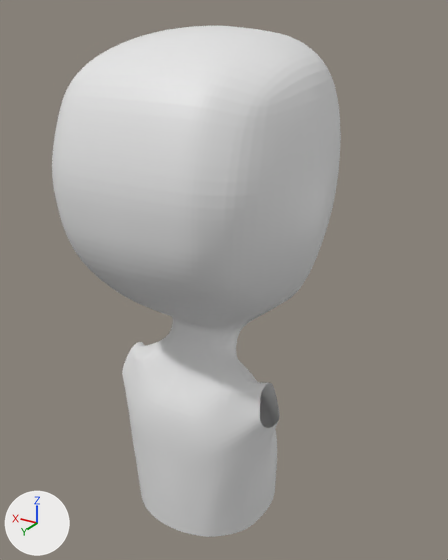
What one commit did to the Blender file kid/kid_arms.blend.
One viewpoint serves both versions: a 50 mm lens placed at (-4.69, 7.44, 12.06), pointed at (-0.13, -0.15, 8.26). Every picture has the same lights, and +X, +Y and +Z are marked at lower left.
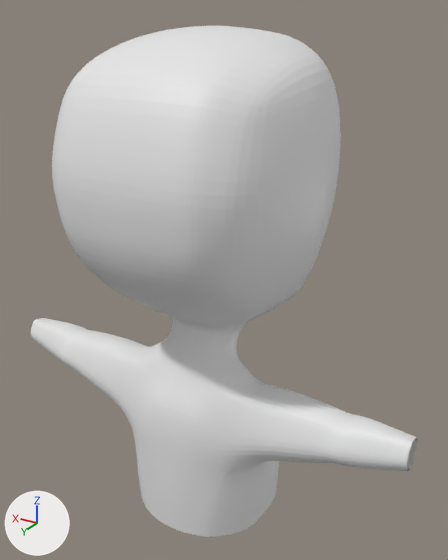
Commit message: did some work on the arms

Patch to the scene script:
```diff
--- a/kid/kid_arms.blend.py
+++ b/kid/kid_arms.blend.py
@@ me_plane @@
 # used by ob_plane; location = (0.0, -0.06, 8.32); rotation_euler = (-1.571, 0.0, 0.0), in degrees (-90, 0, 0)
-me_plane.from_pydata(...)  # 289 vertices, 251 faces; spans x 0.0..2.64, y -3.63..3.91, z -2.13..2.18
+me_plane.from_pydata(...)  # 339 vertices, 301 faces; spans x 0.0..3.41, y -3.63..3.91, z -2.13..2.18
+# me_plane part 1
+# 8 vertices in x 0.52..1.22, y 1.35..3.91, z -0.39..0.2 move by (0.0, 0.0, -0.08)
+# 3 vertices in x 0.92..1.18, y 1.28..2.6, z 0.76..0.93 move by (0.0, 0.1, -0.11)
+# 21 vertices move from x 0.67..1.38, y 1.23..2.62, z 0.16..1.23 to x 0.67..1.32, y 1.28..2.72, z -0.1..1.15
+# 50 vertices are added at x 1.69..3.41, y 1.29..2.39, z 0.12..1.05
+# 50 new faces join them
```

Boxes (x1, y1, x2, y2) around the edits, measured in the pictures (448 x 560 px):
'Plane', reshaped (33% wider): before (52, 26, 341, 537); after (31, 26, 417, 537)
part 1 of me_plane, built on: before (122, 338, 280, 517); after (31, 318, 417, 517)
